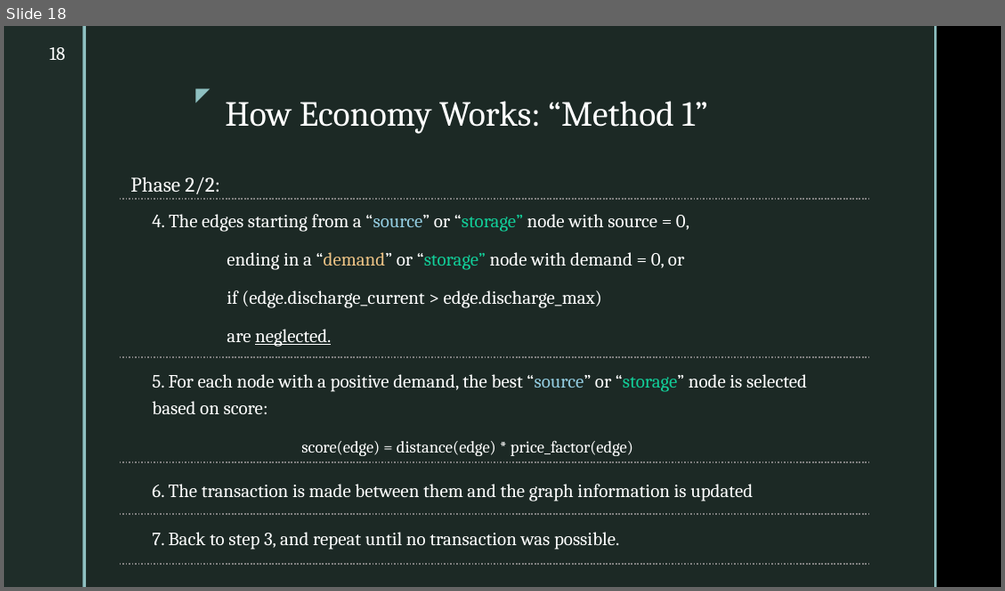
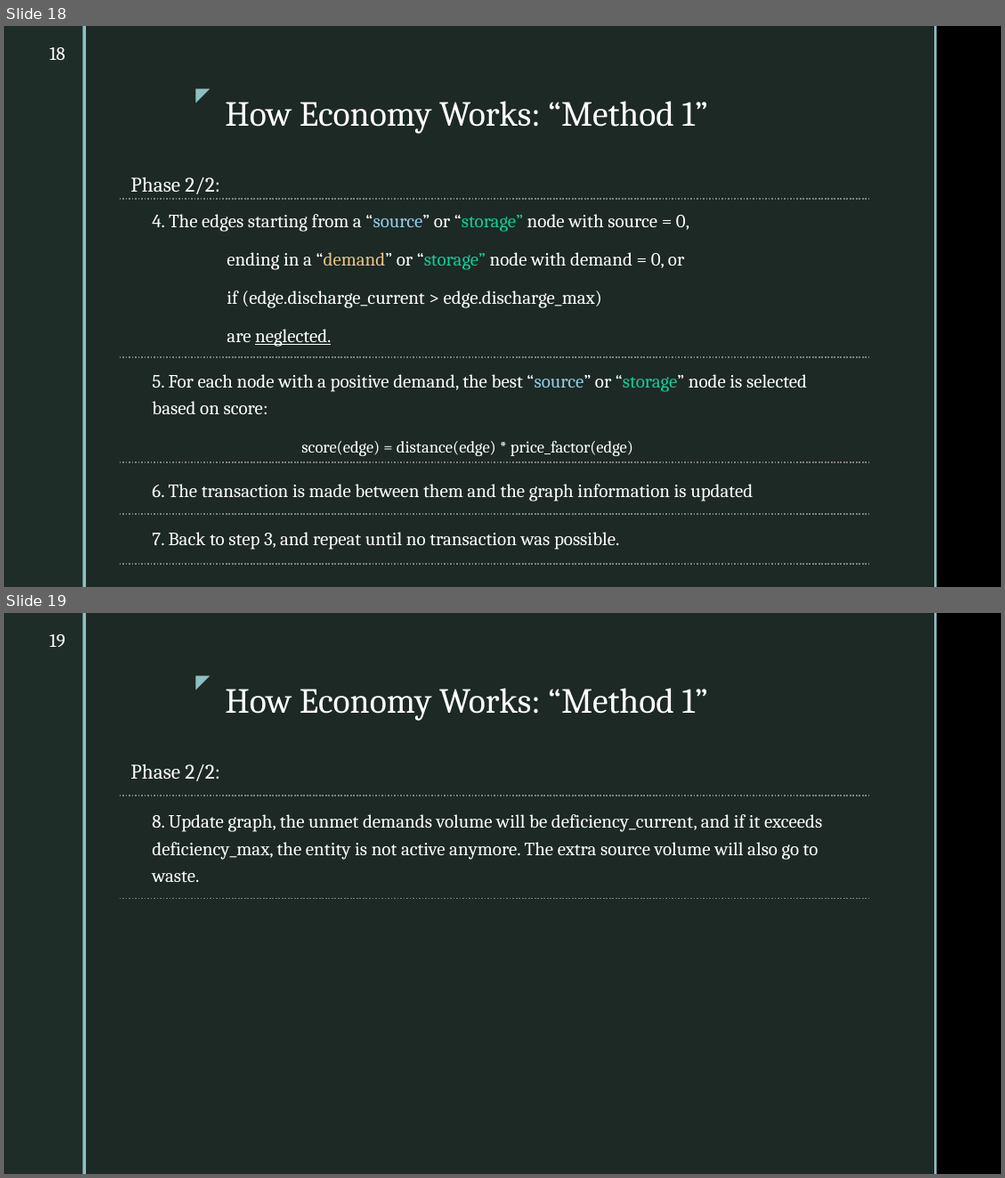
Before and after one commit to cmudrc/pied-piper, a slide deck: Other/Presentation/Presentation 01.pptx. Shown one above the other, each under a label of ours: slide 18 before the commit, slides 18 and 19 after it. The pictures are 1005x591 and 1005x1178 pixels, drawn with LibreOffice and Linux fonts; fonts in the diff are those of the drawing; background and template pictures are left out. Boxes give left, top, right and bottom in pixels: in the first picture for what was removed or moved away, otherwise in the second. Text is boxed around its words. In the diff, an @@ line names an element or a change of style, - is before the commit and + after.

```diff
--- a/Other/Presentation/Presentation 01.pptx
+++ b/Other/Presentation/Presentation 01.pptx
@@ slide 19 added at (x1=4, y1=613, x2=1001, y2=1174), background picture (left out); not listed: 5 template elements that a slide beside it also shows @@
@@ page number added at (x1=49, y1=634, x2=65, y2=647), 18 pt, text #FFFFFF @@
+19
@@ title added at (x1=225, y1=688, x2=708, y2=721), 34 pt, text #FFFFFF @@
+How Economy Works: “Method 1”
@@ text added at (x1=130, y1=764, x2=220, y2=781), 20 pt, text #FFFFFF @@
+  Phase 2/2:
@@ line added from (119, 795) to (868, 795), #808080 1.5 pt dashed @@
@@ text added at (x1=152, y1=814, x2=822, y2=882), 18 pt, text #FFFFFF @@
+  8. Update graph, the unmet demands volume will be deficiency_current, and if it exceeds deficiency_max, the entity is not active anymore. The extra source volume will also go to waste.
@@ line added from (119, 898) to (868, 898), #808080 1.5 pt dashed @@
```
Also in this commit, not shown: 4 slides changed, 4 other slides added, 1 slide removed.
